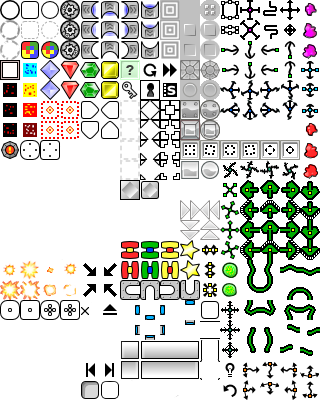
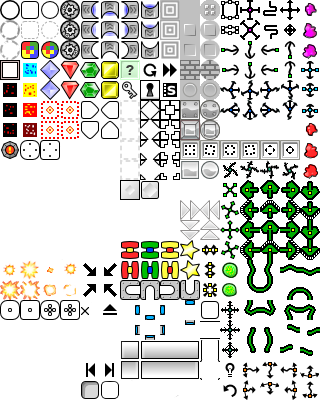
Two versions of the same layered image (320 x 400). Layer-by-layer changes:
painted on "Capa nueva#1" over [121, 60, 240, 260]
